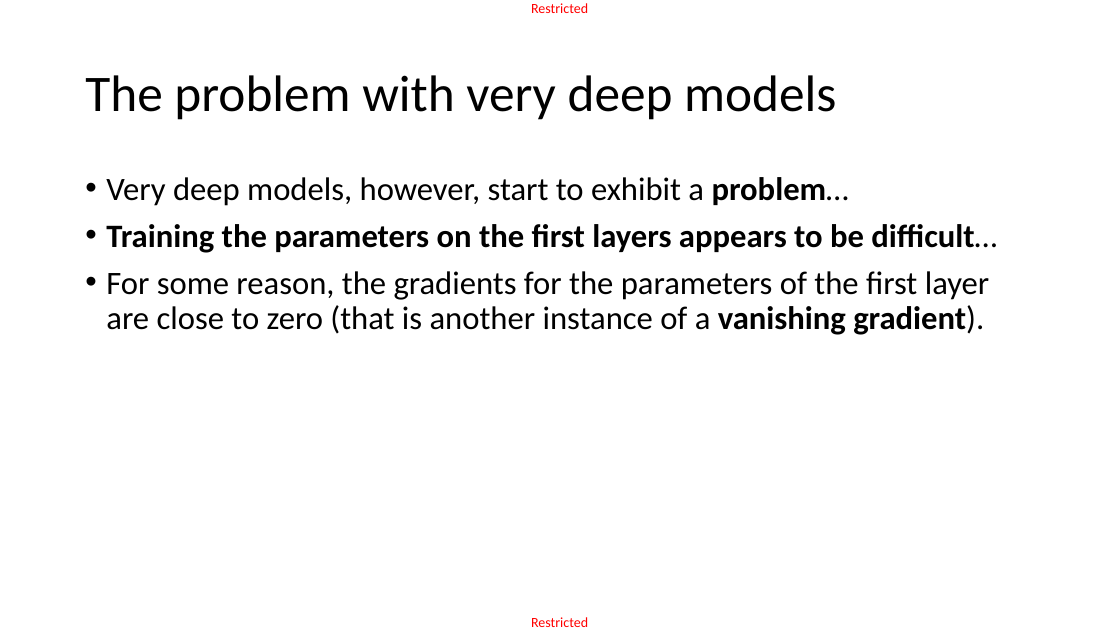
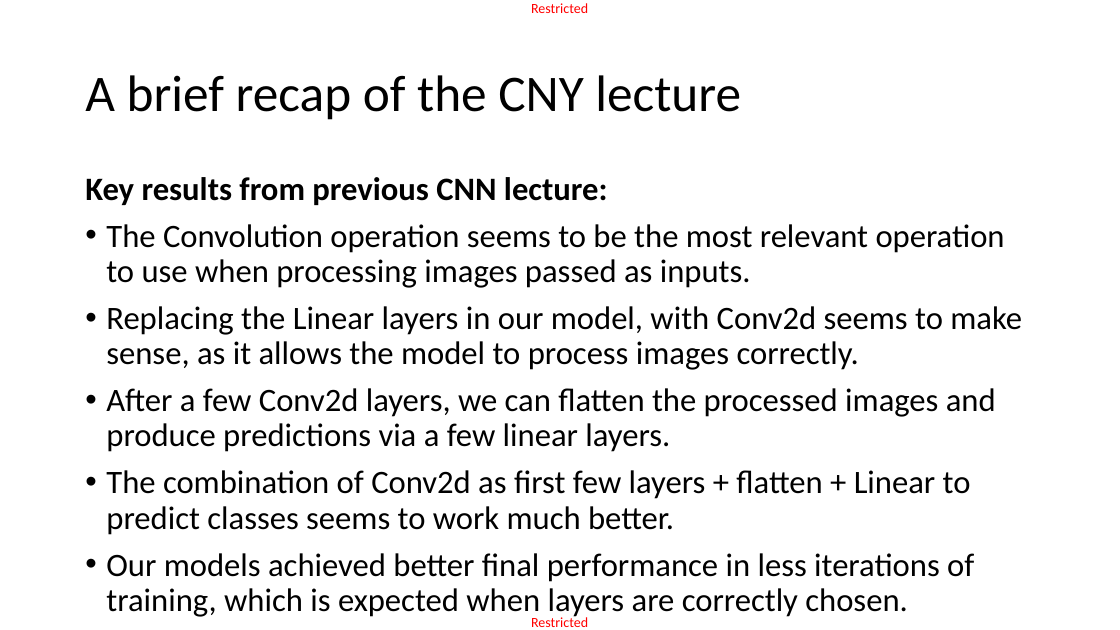
Before and after one commit to matthieudemari/SUTD_DL_50_039, a slide deck: slide 6 of W4/3. W4S3 final/W4S3.pptx (slide 25 before the commit). Drawn at 1120x630 pixels with LibreOffice and Linux fonts; fonts in the diff are those of the drawing. Boxes give left, top, right and bottom in pixels: in the first picture for what was removed or moved away, otherwise in the second. Text is boxed around its words. In the diff, an @@ line names an element or a change of style, - is before the commit and + after.

```diff
--- a/W4/3. W4S3 final/W4S3.pptx
+++ b/W4/3. W4S3 final/W4S3.pptx
@@ title at (85, 75, 741, 120): text changed @@
-The problem with very deep models
+A brief recap of the CNY lecture
@@ text at (85, 177, 1022, 619): text changed @@
-• Very deep models, however, start to exhibit a problem…
-• Training the parameters on the first layers appears to be difficult…
-• For some reason, the gradients for the parameters of the first layer are close to zero (that is another instance of a vanishing gradient).
+Key results from previous CNN lecture:
+• The Convolution operation seems to be the most relevant operation to use when processing images passed as inputs.
+• Replacing the Linear layers in our model, with Conv2d seems to make sense, as it allows the model to process images correctly.
+• After a few Conv2d layers, we can flatten the processed images and produce predictions via a few linear layers.
+• The combination of Conv2d as first few layers + flatten + Linear to predict classes seems to work much better.
+• Our models achieved better final performance in less iterations of training, which is expected when layers are correctly chosen.
```
Also in this commit, not shown: 10 other slides changed, 1 slide added, 2 slides removed, 27 other files.
